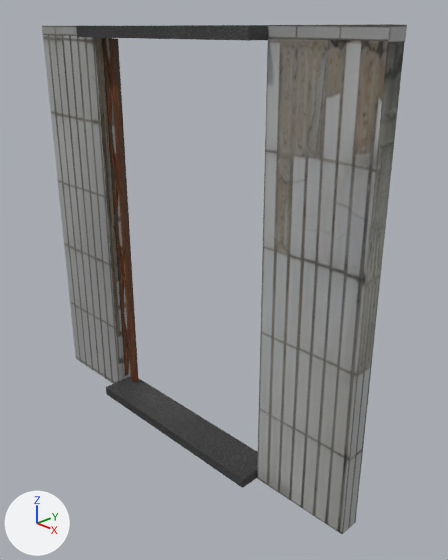
What one commit did to the Blender file BLENDER PROJECTS/elevator/outside_elevator_door.blend.
Both versions are drawn from a camera (50 mm lens) standing at (2.46, -1.85, 1.96) and looking at (0.47, 0.08, 0.83). The lights are fixed; the arrows at lower left show +X, +Y and +Z.
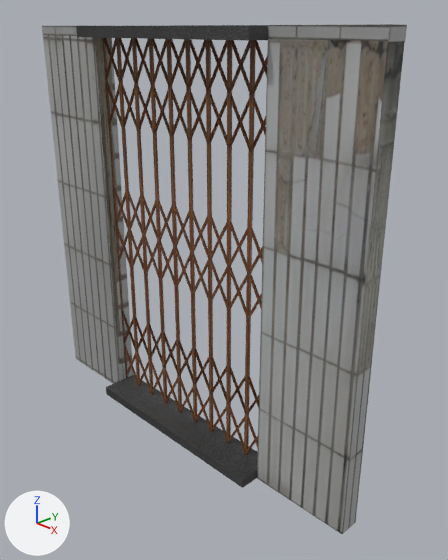
Commit message: renewed elevator door

Location of each change, (x1, y1, x2, y2) in pixels of the pictures (448 x 560 px):
```json
{"object": "Cube.007", "change": "added", "after": [103, 38, 267, 455], "on screen": "brown"}
{"object": "Cube.001", "change": "deleted", "before": [102, 38, 139, 382], "on screen": "brown"}
```

Scene script edits in JSON lines:
```json
{"op": "add", "block": "me_cube_011", "code": ["me_cube_011 = bpy.data.meshes.new('Cube.011')", "me_cube_011.from_pydata(...)  # 1672 vertices, 1254 faces; spans x -13.1..127.5, y -1.2..1.2, z -1.0..1.0", "me_cube_011.materials.append(mat_rusty_iron)  # picture img_rusted_metal_jpg"]}
{"op": "remove", "block": "ob_cube_001", "code": ["ob_cube_001 = bpy.data.objects.new('Cube.001', me_cube_003)", "ob_cube_001.location = (-0.586, 0.0, 0.956)", "ob_cube_001.rotation_euler = (0.0, 0.0, 3.142)  # degrees (0, 0, 180)", "ob_cube_001.scale = (0.025, 0.01, 0.95)"]}
{"op": "add", "block": "ob_cube_007", "code": ["ob_cube_007 = bpy.data.objects.new('Cube.007', me_cube_011)", "ob_cube_007.location = (-0.429, 0.0, 0.956)", "ob_cube_007.scale = (0.01, 0.005, 1.0)"]}
```
